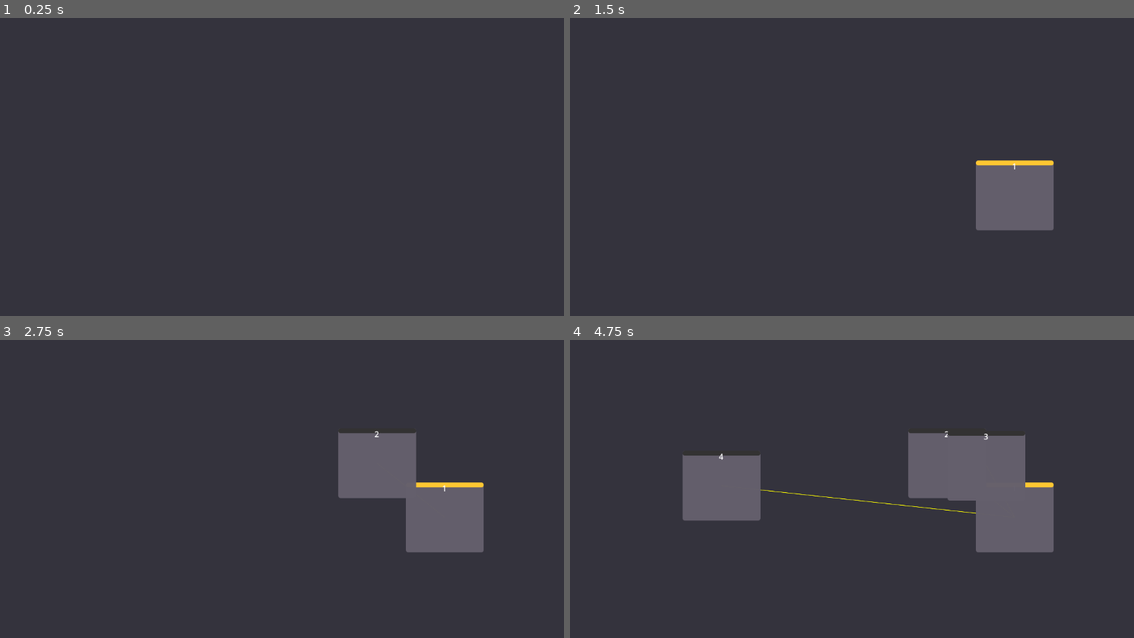
Above: before the commit, frames 1-4 (two rows, left to right).
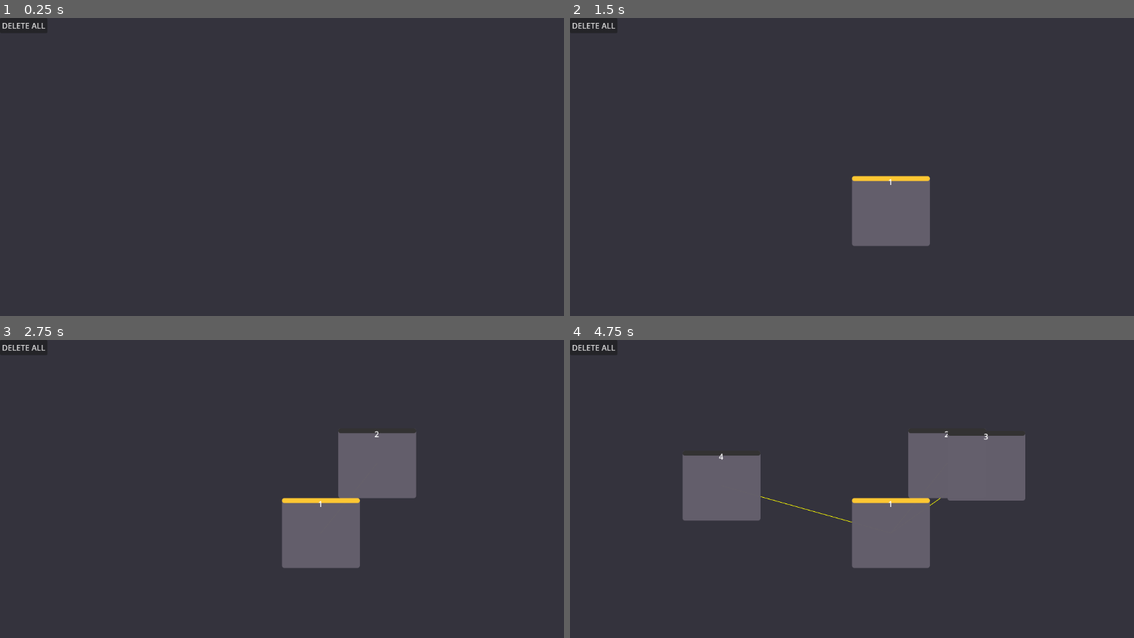
Above: after the commit, the same moments.

Repository: teodosin/karta_proto
Game: Godot game, scene res://main_graph_view/main_graph_view.tscn
Two runs of this game, one before a commit and one after it. Both use one fixed random seed, a clock stepped at 60 frames per second and the inputs below. The engine's default icon, where the game draws it, is replaced by a stand-in: a white triangle on a blue panel in a dark square.
Inputs (mouse positions are in pixels of both pictures, inside the frame that each line leads up to):
- Up to frame 1 (0.25 s): no input
- Up to frame 2 (1.5 s): tap Enter at 0.5 s; move the mouse to (976, 161) at 0.52 s; hold Tab (createNewNode) 0.53-1.28 s; click (976, 161) at 0.8 s; tap Space at 1.25 s; move the mouse to (1015, 164) at 1.27 s; click (1015, 164) at 1.35 s
- Up to frame 3 (2.75 s): right-click (445, 486) at 1.55 s; tap Enter at 2 s; move the mouse to (338, 429) at 2.02 s; hold Right mouse button (mouseRight) from 2.03 s (still down); click (338, 429) at 2.17 s; tap Tab (createNewNode) at 2.3 s
- Up to frame 4 (4.75 s): tap Space at 2.75, 4.25 s; move the mouse to (947, 429) at 2.77 s; release Right mouse button (mouseRight) at 2.78 s; tap Tab (createNewNode) at 2.85, 4.55 s; click (947, 429) at 3.05 s; tap Enter at 3.5 s; move the mouse to (987, 432) at 3.52 s; press the mouse at (987, 432) at 3.53 s; right-click (987, 432) at 3.8 s; move the mouse to (682, 450) at 4.27 s; release the mouse at (682, 450) at 4.28 s; right-click (682, 450) at 4.35 s; click (682, 450) at 4.42 s

The runs differ from the first frame. In frame 1, less than 0.1% of the frame differs, in the area x 0-9%, y 1-4%; in frame 2, 6.5%, in the area x 0-86%, y 1-77%; in frame 3, 6.4%; in frame 4, 6.2%.

Commit message:
Working on saving and loading

Diff:
--- a/data_access/data_access_in_memory.gd
+++ b/data_access/data_access_in_memory.gd
@@ -33,25 +33,92 @@
 		foundWires = {}
 
 	for inode in foundNodes:
-		addNode()
+		if foundNodes.is_empty():
+			break
+
+		var loadedId
+		var loadedName
+		var loadedRelated = {}
+		if inode.has("id") and inode.has("name"):
+			loadedId = inode["id"]
+			loadedName = inode["name"]
+			loadNode(loadedId, loadedName)
+
+			if inode.has("relatedNodes"):
+				for rel in inode["relatedNodes"]:
+					var loadedRel = RelatedNode.new(rel["id"], rel["relativePosition"])
+					loadedRelated[rel["id"]] = loadedRel
+
+				inode.relatedNodes = loadedRelated
+
 	for iwire in foundWires:
-		addWire
+		if foundWires.is_empty():
+			break
 
+		var loadedId
+		var loadedSource
+		var loadedTarget
+		if iwire.has("id") and iwire.has("sourceId") and iwire.has("targetId"):
+			loadedId = iwire["id"]
+			loadedSource = iwire["sourceId"]
+			loadedTarget = iwire["targetId"]
+			loadWire(loadedId, loadedSource, loadedTarget)
+
+func loadNode(loadedId, loadedName) -> NodeBase:
+	var loadedNode: NodeBase = NodeBase.new(loadedId, loadedName)
+	nodes[loadedId] = loadedNode
+
+	return loadedNode
+
+func loadWire(wid, srcWid, trgtWid) -> WireBase:
+	var loadedWire: WireBase = WireBase.new(wid, srcWid, trgtWid)
+	wires[wid] = loadedWire
+
+	return loadedWire
 
 func saveData():
 	if not FileAccess.file_exists(save_path):
 		print("File does not exist")
 
-	print("saving file")
+	var nodesToBeSaved = []
+	var wiresToBeSaved = []
+
+	for c in nodes:
+		if (c is NodeBase):
+			var related = []
+
+			for rel in c.relatedNodes:
+				var relatedDict = {
+					"id": rel.id,
+					"relativePosition": rel.relativePosition
+				}
+				related.append(relatedDict)
+
+			var nodeDict = {
+				"id": c.id,
+				"name": c.name,
+				"relatedNodes": related
+			}
+
+			nodesToBeSaved.append(nodeDict)
+
+		if (c is WireBase):
+			var wireDict = {
+				"id": c.id,
+				"sourceId": c.sourceId,
+				"targetId": c.targetId
+			}
+
+			wiresToBeSaved.append(wireDict)
 
 	var json = JSON.new()
 
 	#var save_game = FileAccess.open(savePath, FileAccess.WRITE)
 	var file = FileAccess.open(save_path,FileAccess.WRITE)
-	var json_nodes = json.stringify({"nodes": {}, "wires": {}})
+	var json_nodes = json.stringify({"nodes": nodesToBeSaved, "wires": wiresToBeSaved})
 
 	file.store_line(json_nodes)
-	print(json_nodes)
+	print("JSON NODES: " + json_nodes)
 	#save_game.close()
 
 func addNode() -> NodeBase:
@@ -82,6 +149,10 @@
 
 	node.addRelatedNode(relatedId, selfPos - relatedPos)
 
-
 func getAllWires() -> Dictionary:
 	return wires
+
+func deleteAll():
+	nodes = {}
+	wires = {}
+	saveData()
--- a/data_access/node_data.json
+++ b/data_access/node_data.json
@@ -1 +1 @@
-{"nodes":{},"wires":{}}
+{"nodes":[],"wires":[]}
--- a/main_graph_view/main_graph_view.gd
+++ b/main_graph_view/main_graph_view.gd
@@ -17,13 +17,25 @@
 	dataAccess.loadData()
 
 	if not dataAccess.nodes.is_empty():
-		setAsFocal(dataAccess.nodes.values()[0])
+		spawnNode(dataAccess.nodes.values()[0])
+
+		print(str(focalNode.dataNode.relatedNodes.keys()))
+
+		for nid in focalNode.dataNode.relatedNodes.keys():
+			print("SPAWNING RELATED NODE")
+			spawnNode(dataAccess.nodes[nid])
+
+		for w in dataAccess.wires.values():
+			spawnWire(w)
+
+
 
 func _process(_delta):
 	queue_redraw()
 
 
 func _input(event):
+
 	if event.is_action_pressed("createNewNode"):
 		createNode(true)
 
@@ -42,14 +54,21 @@
 
 	var newNode = spawnNode(dataNode, atMouse)
 
+	# If there is no focalNode, the first node created will become that.
+
+
+	createWire(focalNode, newNode)
+
 	return newNode
 
 func spawnNode(newNodeData: NodeBase, atMouse: bool = false):
-	var position: Vector2
+	var spawnPos: Vector2
 	if atMouse:
-		position = get_global_mouse_position()
+		spawnPos = get_global_mouse_position()
+	if focalNode == null:
+		spawnPos = $GraphViewCamera.position
 	elif focalNode.dataNode.relatedNodes.keys().has(newNodeData.id):
-		position = focalNode.position + focalNode.dataNode.relatedNodes[newNodeData.id].relativePosition
+		spawnPos = focalNode.position + focalNode.dataNode.relatedNodes[newNodeData.id].relativePosition
 	var newNode: NodeViewBase = nodeBaseTemplate.instantiate()
 
 	newNode.id = newNodeData.id
@@ -61,7 +80,7 @@
 	newNode.mouseHovering.connect(self.handle_mouse_hover.bind(newNode))
 	newNode.thisNodeAsFocal.connect(self.handle_node_set_itself_focal.bind(newNode))
 
-	newNode.set_position(position)
+	newNode.set_position(spawnPos)
 
 
 
@@ -70,22 +89,17 @@
 	add_child(newNode)
 	spawnedNodes[newNode.id] = newNode
 
-	# If there is no focalNode, the first node created will become that.
 	if not focalNode:
 		setAsFocal(newNode)
 		newNode.setAsFocal(focalNode.id)
 
-		# The last step is creating the wire that connects the new node to the
-		# focal node. We want to skip that if the current node becomes the focal,
-		# and we do that by returning newNode here.
-		return newNode
-
-	createWire(focalNode, newNode)
-
 	return newNode
 
 
 func createWire(source, target) -> WireViewBase:
+	if source.id == target.id:
+		return
+
 	var newWireData = dataAccess.addWire(source.id, target.id)
 
  # Currently, the dataNode on each NodeViewBase and the NodeBase stored by
@@ -123,31 +137,25 @@
 	add_child(newWire)
 	return newWire
 
-
-func setAsFocal(node):
-	# Can't set focal node if it's already the focal
-	if focalNode == node:
-		return
-
-	# Can't set focal if no nodes are currently spawned.
-	# Perhaps this requirement will change later.
-	if spawnedNodes.is_empty():
-		return
-
+func saveRelativePositions():
 	if focalNode != null:
-		"""
-		for n in spawnedNodes.values():
-			if n.id == focalNode.id:
-				continue
-			else:
-				focalNode.dataNode.addRelatedNode(n.id)
-				dataAccess.addRelatedNode(focalNode.id, n.id, focalNode.position, n.position)
-		"""
 
 		for relatedId in focalNode.dataNode.relatedNodes.keys():
 			#var relatedDataNode: NodeBase = spawnedNodes[related].dataNode
 			focalNode.dataNode.setRelatedNodePosition(relatedId, focalNode.position, spawnedNodes[relatedId].position)
 			dataAccess.updateRelatedNodePosition(focalNode.id, relatedId, focalNode.position, spawnedNodes[relatedId].position)
+
+func setAsFocal(node):
+	# Can't set focal node if it's already the focal
+	if focalNode == node:
+		return
+
+	# Can't set focal if no nodes are currently spawned.
+	# Perhaps this requirement will change later.
+	if spawnedNodes.is_empty():
+		return
+
+	saveRelativePositions()
 
 	focalNode = node
 
@@ -192,21 +200,16 @@
 func findSpawnedToDespawn(related: Dictionary, spawned: Dictionary):
 	var toBeDeleted: Array = []
 
-	print("RELATED: "+str(related))
-	print("SPAWNED: "+str(spawned))
-
 	for n in spawned.keys():
 		if n == focalNode.id:
 			continue
 
-		print("N is: " + str(n))
 		if n not in related.keys():
 			toBeDeleted.append(n)
 
 	return toBeDeleted
 
 func despawnNodes(toBeDeleted: Array):
-	print("TO BE DELETED:"+str(toBeDeleted))
 	for nid in toBeDeleted:
 		spawnedNodes[nid].despawn()
 		spawnedNodes.erase(nid)
@@ -234,3 +237,9 @@
 
 func handle_node_set_itself_focal(newFocalId):
 	setAsFocal(spawnedNodes[newFocalId.id])
+
+
+# THE DELETE EVERYTHING BUTTON
+func _on_button_button_down():
+	despawnNodes(spawnedNodes.keys())
+	dataAccess.deleteAll()
--- a/main_graph_view/main_graph_view.tscn
+++ b/main_graph_view/main_graph_view.tscn
@@ -11,3 +11,10 @@
 script = ExtResource("1_bnjw7")
 
 [node name="CanvasLayer" type="CanvasLayer" parent="."]
+
+[node name="Button" type="Button" parent="CanvasLayer"]
+offset_right = 8.0
+offset_bottom = 8.0
+text = "DELETE ALL"
+
+[connection signal="button_down" from="CanvasLayer/Button" to="." method="_on_button_button_down"]
--- a/main_graph_view/nodes/node_view_base.gd
+++ b/main_graph_view/nodes/node_view_base.gd
@@ -10,8 +10,9 @@
 var nodeMoving: bool = false
 var clickOffset: Vector2 = Vector2.ZERO
 
-var nextPosition= null
-var animationSpeed: float = 50.0
+var prevPosition = null
+var nextPosition = null
+var animationStep: float = 0.0
 
 var dataNode: NodeBase = null
 
@@ -32,7 +33,7 @@
 func _process(delta):
 	# Fade-out when despawning
 	if despawning:
-		fadeOut -= delta
+		fadeOut -= delta * 2
 		self.modulate = lerp(Color(1.0,1.0,1.0,0.0), Color(1.0,1.0,1.0,1.0), ease(fadeOut, -2.0))
 		if fadeOut <= 0.0:
 			get_parent().remove_child(self)
@@ -41,11 +42,14 @@
 
 	# Logic for smoothly moving the node to a new position
 	if nextPosition != null:
-		var difference = nextPosition - self.position
-		if difference.length() > 0.1:
-			self.set_position(self.position + difference / 2)
+		var difference = nextPosition - prevPosition
+		if self.position != nextPosition:
+			self.position = lerp(prevPosition, nextPosition, ease(animationStep, -2.0))
+			animationStep += delta * 1.5
 		else:
+			prevPosition = null
 			nextPosition = null
+			animationStep = 0.0
 
 	# Logic for moving the node manually with the mouse
 	if nodeMoving:
@@ -69,6 +73,7 @@
 	# Is it okay to use get_parent() here?
 
 func animatePosition(newPosition: Vector2):
+	self.prevPosition = self.position
 	self.nextPosition = newPosition
 
 func despawn():
